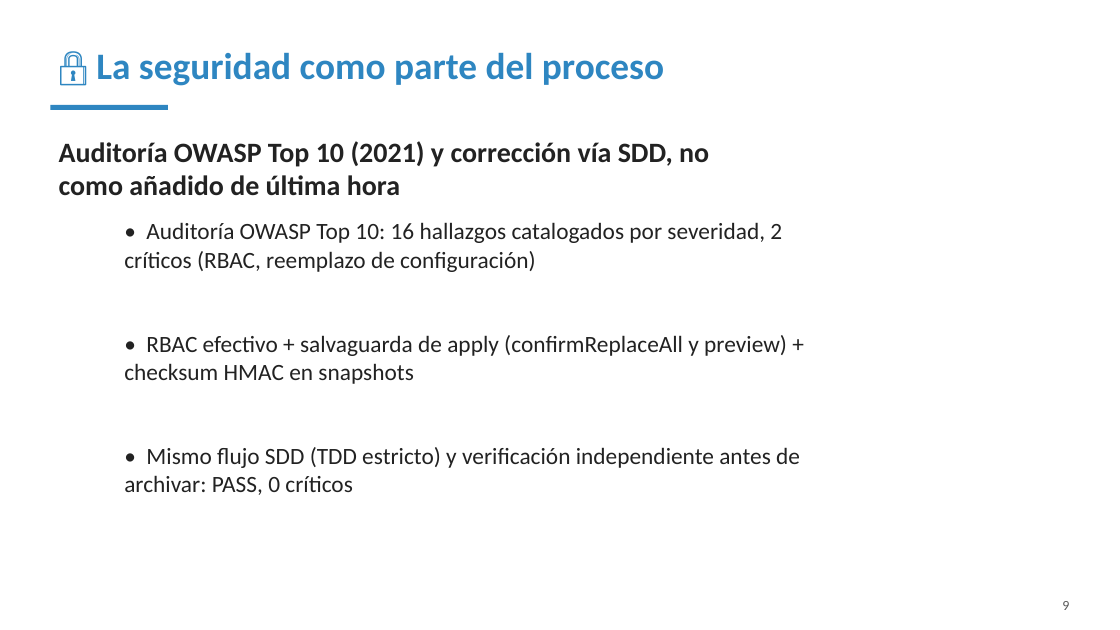
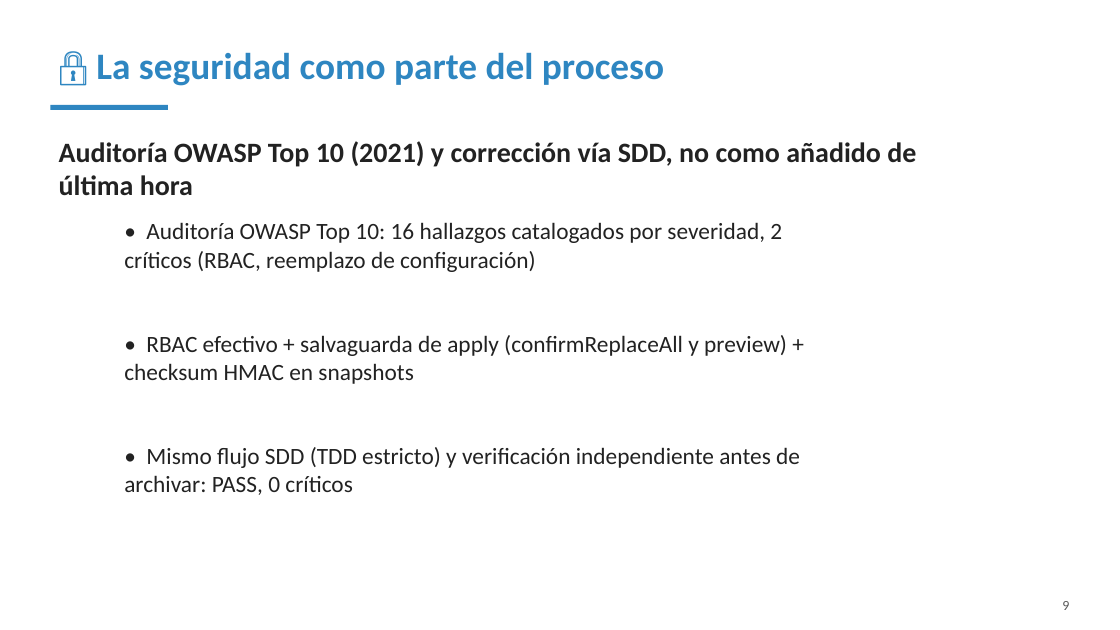
Before and after one commit to jbroceno/rule_engine, a slide deck: slide 9 of docs/PRESENTACION-SLIDES.pptx. Drawn at 1120x630 pixels with LibreOffice and Linux fonts; fonts in the diff are those of the drawing. Boxes give left, top, right and bottom in pixels: in the first picture for what was removed or moved away, otherwise in the second. Text is boxed around its words. In the diff, an @@ line names an element or a change of style, - is before the commit and + after.

```diff
--- a/docs/PRESENTACION-SLIDES.pptx
+++ b/docs/PRESENTACION-SLIDES.pptx
@@ text "Auditoría OWASP Top 10 (2021) ..." rewrapped from bbox=[59, 141, 709, 195] to bbox=[59, 141, 916, 195] @@
```
Also in this commit, not shown: 8 other slides changed, 3 other files.
